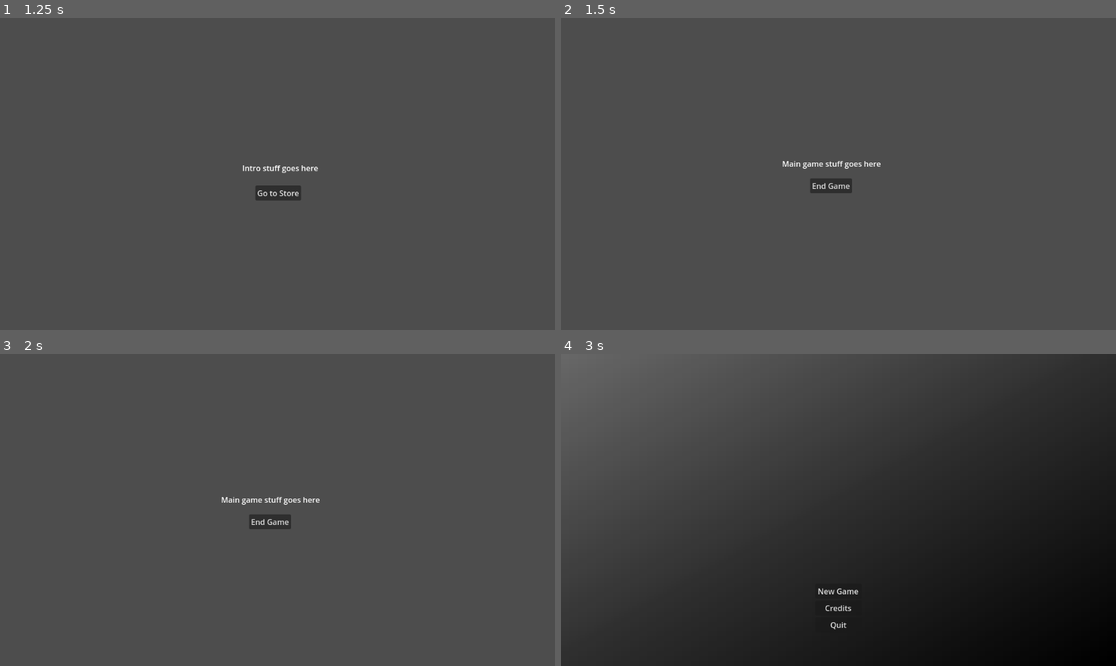
Above: before the commit, frames 1-4 (two rows, left to right).
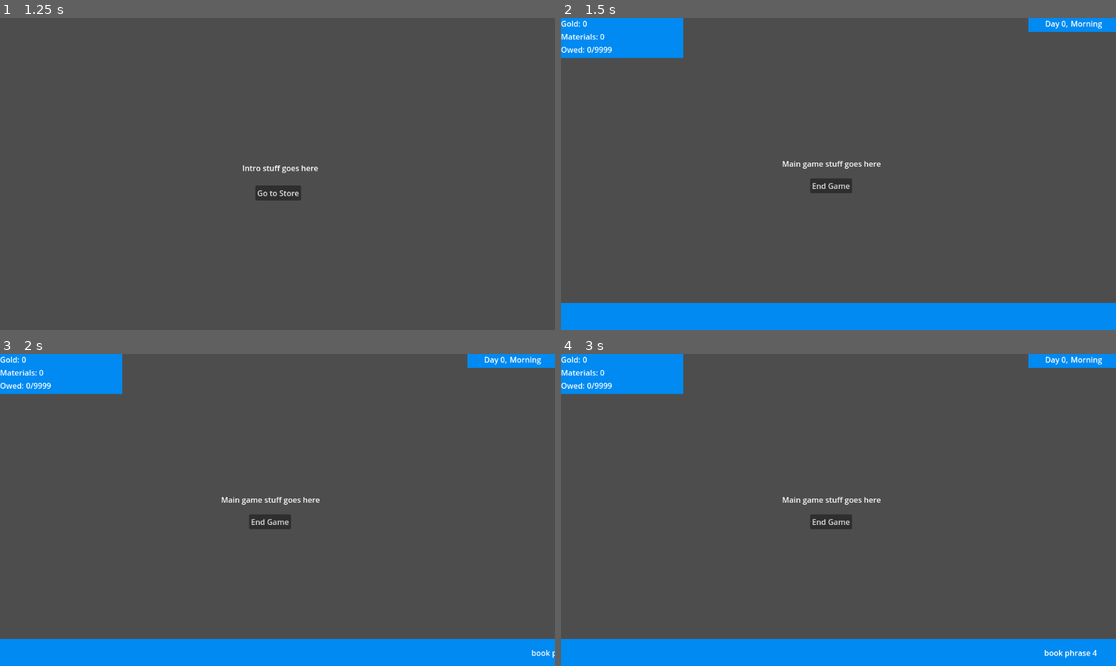
Above: after the commit, the same moments.

Repository: adam-holder/GameDevTvJam
Game: Godot game, scene res://scenes/main_menu.tscn
The game is run twice, just before and just after one commit, with the same random seed, the same clock (stepped at 60 frames per second) and the same inputs.
Inputs:
- Up to frame 1 (1.25 s): click "New Game" at 0.5 s
- Up to frame 2 (1.5 s): click "Go to Store" at 1.25 s
- Up to frame 3 (2 s): no input
- Up to frame 4 (3 s): click "End Game" at 2 s; click "Back to Menu" (after the commit: "End Game") at 2.75 s

Frame 1 is identical in both runs. In frame 2, 12% of the frame differs, in the area x 0-100%, y 0-100%; in frame 3, 12%; in frame 4, 62%.

Commit message:
Store GUI & splash screen

Diff:
--- a/GDTV2024/project.godot
+++ b/GDTV2024/project.godot
@@ -13,6 +13,7 @@
 config/name="GDTV2024"
 run/main_scene="res://scenes/main_menu.tscn"
 config/features=PackedStringArray("4.2", "Forward Plus")
+boot_splash/image="res://visuals/sock_splash.png"
 config/icon="res://visuals/icon.svg"
 
 [autoload]
--- /dev/null
+++ b/GDTV2024/scenes/hud.tscn
@@ -0,0 +1,136 @@
+[gd_scene load_steps=2 format=3 uid="uid://d1os340hnr1fo"]
+
+[ext_resource type="Script" path="res://scripts/hud.gd" id="1_7tsaj"]
+
+[node name="HUD" type="Control"]
+layout_mode = 3
+anchors_preset = 15
+anchor_right = 1.0
+anchor_bottom = 1.0
+grow_horizontal = 2
+grow_vertical = 2
+script = ExtResource("1_7tsaj")
+
+[node name="Datetime" type="Control" parent="."]
+layout_mode = 1
+anchors_preset = 1
+anchor_left = 1.0
+anchor_right = 1.0
+offset_left = -182.0
+offset_bottom = 29.0
+grow_horizontal = 0
+
+[node name="Background" type="ColorRect" parent="Datetime"]
+layout_mode = 1
+anchors_preset = 15
+anchor_right = 1.0
+anchor_bottom = 1.0
+grow_horizontal = 2
+grow_vertical = 2
+color = Color(7.31587e-05, 0.539619, 0.947246, 1)
+
+[node name="Day" type="Label" parent="Datetime"]
+layout_mode = 0
+offset_right = 83.0
+offset_bottom = 23.0
+text = "Day 999,"
+horizontal_alignment = 2
+
+[node name="Time" type="Label" parent="Datetime"]
+layout_mode = 1
+anchors_preset = 1
+anchor_left = 1.0
+anchor_right = 1.0
+offset_left = -94.0
+offset_bottom = 23.0
+grow_horizontal = 0
+text = "Afternoon"
+
+[node name="Funds" type="Control" parent="."]
+anchors_preset = 0
+offset_right = 254.0
+offset_bottom = 83.0
+
+[node name="Background" type="ColorRect" parent="Funds"]
+layout_mode = 1
+anchors_preset = 15
+anchor_right = 1.0
+anchor_bottom = 1.0
+grow_horizontal = 2
+grow_vertical = 2
+color = Color(7.31587e-05, 0.539619, 0.947246, 1)
+
+[node name="LabelContainer" type="VBoxContainer" parent="Funds"]
+layout_mode = 1
+anchors_preset = 15
+anchor_right = 1.0
+anchor_bottom = 1.0
+grow_horizontal = 2
+grow_vertical = 2
+
+[node name="Money" type="HBoxContainer" parent="Funds/LabelContainer"]
+layout_mode = 2
+
+[node name="MoneyLabel" type="Label" parent="Funds/LabelContainer/Money"]
+layout_mode = 2
+text = "Gold:"
+
+[node name="MoneyAmt" type="Label" parent="Funds/LabelContainer/Money"]
+layout_mode = 2
+text = "999,999,999"
+
+[node name="Resources" type="HBoxContainer" parent="Funds/LabelContainer"]
+layout_mode = 2
+
+[node name="ResourcesLabel" type="Label" parent="Funds/LabelContainer/Resources"]
+layout_mode = 2
+text = "Materials:
+"
+
+[node name="ResourcesAmt" type="Label" parent="Funds/LabelContainer/Resources"]
+layout_mode = 2
+text = "999,999,999"
+
+[node name="Owed" type="HBoxContainer" parent="Funds/LabelContainer"]
+layout_mode = 2
+
+[node name="OwedLabel" type="Label" parent="Funds/LabelContainer/Owed"]
+layout_mode = 2
+text = "Owed:"
+
+[node name="OwedAmt" type="Label" parent="Funds/LabelContainer/Owed"]
+layout_mode = 2
+text = "999,999,999/999,999,999"
+
+[node name="Broadcast" type="Control" parent="."]
+layout_mode = 1
+anchors_preset = 12
+anchor_top = 1.0
+anchor_right = 1.0
+anchor_bottom = 1.0
+offset_top = -56.0
+grow_horizontal = 2
+grow_vertical = 0
+
+[node name="Background" type="ColorRect" parent="Broadcast"]
+layout_mode = 1
+anchors_preset = 15
+anchor_right = 1.0
+anchor_bottom = 1.0
+grow_horizontal = 2
+grow_vertical = 2
+color = Color(7.31587e-05, 0.539619, 0.947246, 1)
+
+[node name="BroadcastText" type="Label" parent="Broadcast"]
+layout_mode = 1
+anchors_preset = 14
+anchor_top = 0.5
+anchor_right = 1.0
+anchor_bottom = 0.5
+offset_left = 1170.0
+offset_top = -11.5
+offset_right = 1170.0
+offset_bottom = 11.5
+grow_horizontal = 2
+grow_vertical = 2
+text = "Announcement text scrolls by here on this line"
--- a/GDTV2024/scenes/store.tscn
+++ b/GDTV2024/scenes/store.tscn
@@ -1,6 +1,7 @@
-[gd_scene load_steps=2 format=3 uid="uid://dx02j6xpcmpt"]
+[gd_scene load_steps=3 format=3 uid="uid://dx02j6xpcmpt"]
 
 [ext_resource type="Script" path="res://scripts/store.gd" id="1_4gbnj"]
+[ext_resource type="PackedScene" uid="uid://d1os340hnr1fo" path="res://scenes/hud.tscn" id="2_m17yu"]
 
 [node name="Store" type="Node2D"]
 script = ExtResource("1_4gbnj")
@@ -19,4 +20,8 @@
 offset_bottom = 364.0
 text = "End Game"
 
+[node name="HUD" parent="." instance=ExtResource("2_m17yu")]
+offset_right = 1152.0
+offset_bottom = 648.0
+
 [connection signal="pressed" from="Button" to="." method="_on_button_pressed"]
--- /dev/null
+++ b/GDTV2024/scripts/hud.gd
@@ -0,0 +1,119 @@
+extends Control
+
+@onready var day_count = $Datetime/Day
+@onready var current_time = $Datetime/Time
+@onready var money_amt = $Funds/LabelContainer/Money/MoneyAmt
+@onready var resources_amt = $Funds/LabelContainer/Resources/ResourcesAmt
+@onready var owed_amt = $Funds/LabelContainer/Owed/OwedAmt
+@onready var broadcast_text = $Broadcast/BroadcastText
+@onready var broadcast = $Broadcast
+
+@export var scroll_speed: int = 100
+
+var times: Array = ["Morning","Afternoon","Night"]
+
+var day: int:
+	set(day_num):
+		day = day_num
+		print("day was changed")
+		day_count.text = str(day)
+var time: String = times[0]
+var money: int:
+	set(m_amt):
+		money = m_amt
+		print("money was changed")
+		money_amt.text = str(money)
+var resources: int:
+	set(r_amt):
+		resources = r_amt
+		print("resouces was changed")
+		resources_amt.text = str(resources)
+var payed: int:
+	set(p_amt):
+		payed = p_amt
+		print("payment was changed")
+		owed_amt.text = str(payed)+'/'+str(total_owed)
+var total_owed: int:
+	set(total):
+		total_owed = total
+		print("total was changed")
+		owed_amt.text = str(payed)+'/'+str(total_owed)
+var announcment_type : String = ""
+
+var weapon_announcements: Array = [
+	"weapon phrase 0",
+	"weapon phrase 1",
+	"weapon phrase 2",
+	"weapon phrase 3",
+	"weapon phrase 4"]
+var valuable_announcements: Array = [
+	"valuable phrase 0",
+	"valuable phrase 1",
+	"valuable phrase 2",
+	"valuable phrase 3",
+	"valuable phrase 4"]
+var meds_announcements: Array = [
+	"meds phrase 0",
+	"meds phrase 1",
+	"meds phrase 2",
+	"meds phrase 3",
+	"meds phrase 4"]
+var book_announcements: Array = [
+	"book phrase 0",
+	"book phrase 1",
+	"book phrase 2",
+	"book phrase 3",
+	"book phrase 4"]
+var food_announcements: Array = [
+	"food phrase 0",
+	"food phrase 1",
+	"food phrase 2",
+	"food phrase 3",
+	"food phrase 4"]
+
+
+# Called when the node enters the scene tree for the first time.
+func _ready():
+	day_count.text = 'Day '+str(day)+','
+	current_time.text = time
+	money_amt.text = str(money)
+	resources_amt.text = str(resources)
+	owed_amt.text = str(payed)+'/'+str(total_owed)
+	var atype: Array = ["Weapon","Valuable","Meds","Books","Food"]#PLACEHOLDER -- REMOVE
+	select_announcement(atype.pick_random())#PLACEHOLDER -- REMOVE
+
+
+# Called every frame. 'delta' is the elapsed time since the previous frame.
+func _process(delta):
+	pass
+	if broadcast.visible && broadcast_text.position.x > -broadcast_text.size.x:
+		broadcast_text.position.x -= scroll_speed * delta #TODO: fix jitter & account for text longer than the textbox size
+
+func select_announcement(type):
+	if type == "Weapon":
+		broadcast_text.text = weapon_announcements.pick_random()
+	elif type == "Valuable":
+		broadcast_text.text = valuable_announcements.pick_random()
+	elif type == "Meds":
+		broadcast_text.text = meds_announcements.pick_random()
+	elif type == "Books":
+		broadcast_text.text = book_announcements.pick_random()
+	elif type == "Food":
+		broadcast_text.text = food_announcements.pick_random()
+	else:
+		broadcast_text.text = "ERROR: INCORRECT TYPE PASSED"
+		print("ERROR: INCORRECT TYPE PASSED")
+
+func change_value(change_type,amt):
+	if change_type == "total":
+		total_owed = amt
+	if change_type == "owed":
+		payed += amt
+	if change_type == "money":
+		money += amt
+	if change_type == "resources":
+		resources += amt
+	if change_type == "day":
+		day += amt
+	if change_type == "time":
+		time = times[amt]
--- a/GDTV2024/scripts/store.gd
+++ b/GDTV2024/scripts/store.gd
@@ -1,9 +1,22 @@
 extends Node2D
 
+@onready var hud = $HUD
+
+@export_category("Game Settings")
+## Total number of days the game will go for
+@export var total_days: int = 7
+## Total amount of money to be owed to Nom Took
+@export var total_owed: int = 9999
+
+var money: int
+var resources: int
+var day: int
+var time: String
+var payed: int
 
 # Called when the node enters the scene tree for the first time.
 func _ready():
-	pass # Replace with function body.
+	hud.change_value("total",total_owed)
 
 
 # Called every frame. 'delta' is the elapsed time since the previous frame.
Binary file added: GDTV2024/visuals/sock_splash.png
Not shown, added: GDTV2024/visuals/sock_splash.png.import
